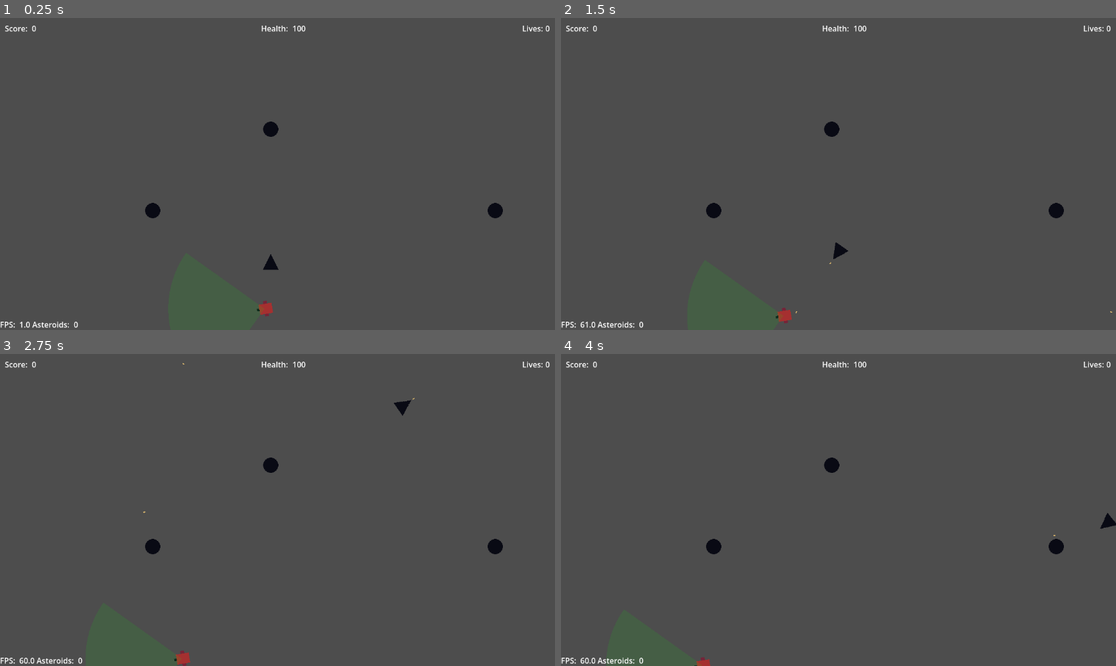
Above: before the commit, frames 1-4 (two rows, left to right).
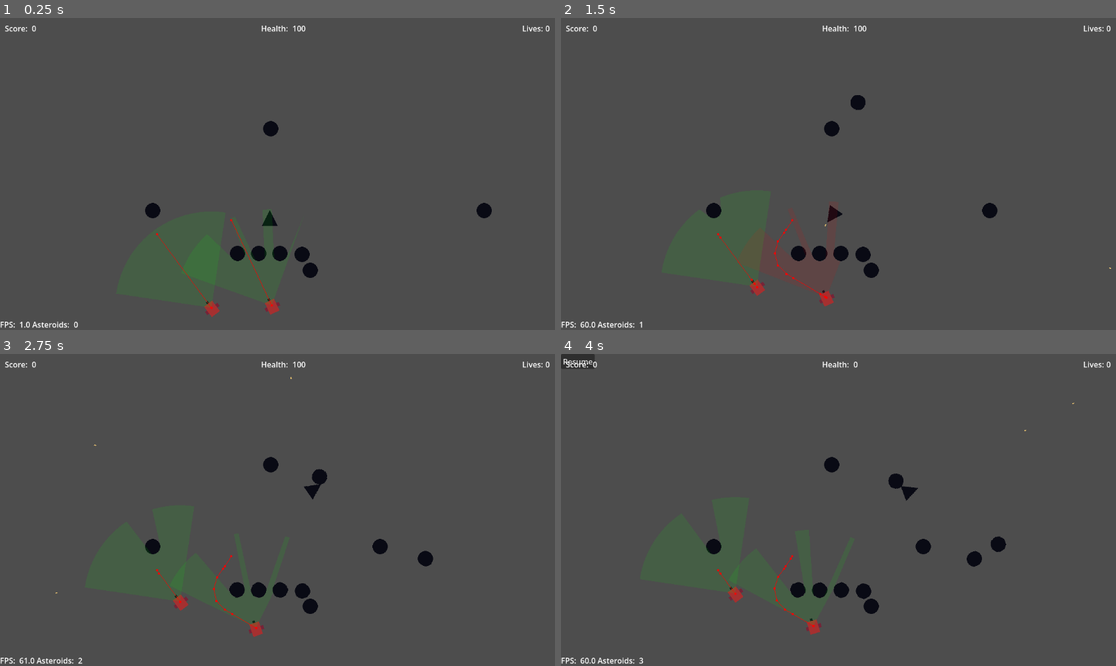
Above: after the commit, the same moments.

Repository: lynch16/Asteroids2D
Game: Godot game, scene res://main.tscn
Same seed, same stepped clock (60 frames per second), same inputs: the game is played once before the commit and once after it.
Inputs:
- Up to frame 1 (0.25 s): no input
- Up to frame 2 (1.5 s): hold D (yaw_right) 0.53-1.28 s; hold Space (fire_weapon) 0.53-1.28 s; hold S (brake) from 1.28 s (still down); tap Space (fire_weapon) at 1.35 s
- Up to frame 3 (2.75 s): release S (brake) at 2.03 s; hold D (yaw_right) from 2.03 s (still down); hold Space (fire_weapon) from 2.03 s (still down)
- Up to frame 4 (4 s): release D (yaw_right) at 2.78 s; release Space (fire_weapon) at 2.78 s; hold W (thrust) 2.78-3.53 s; tap Space (fire_weapon) at 2.85 s; hold A (yaw_left) from 3.53 s (still down); hold Space (fire_weapon) from 3.53 s (still down)

The runs differ from the first frame. In frame 1, 1.6% of the frame differs, in the area x 28-91%, y 32-96%; in frame 2, 1.3%; in frame 3, 1.6%; in frame 4, 1.9%, in the area x 0-100%, y 0-100%.

Commit message:
Get navigation and patrol/attack states minimally working

Diff:
--- a/Models/Asteroid/AsteroidManager.gd
+++ b/Models/Asteroid/AsteroidManager.gd
@@ -1,5 +1,4 @@
 extends Node
-
 # Responsible for spawning all Asteroids, including after collision when an asteroid "shatters"
 
 var asteroid_scenes: Array[PackedScene] = [
@@ -8,8 +7,11 @@
 	preload("uid://drhrxw7642nqd"), # Asteroid scene
 ];
 var child_angle_spread := PI/12;
+var asteroid_count := 0;
+var spawn_parent_node: Node;
 
-var asteroid_count := 0;
+func set_spawn_parent_node(node: Node) -> void:
+	spawn_parent_node = node;
 
 func spawn_asteroid(initial_aster: Asteroid = null) -> Asteroid:
 	var child_num: int = 0 if initial_aster == null else (initial_aster.child_number + 1);
@@ -25,5 +27,6 @@
 	return aster;
 
 func _add_asteroid(asteroid: Asteroid) -> void:
-	add_child(asteroid);
+	# Need to be added within the navigation region
+	spawn_parent_node.add_child(asteroid);
 	asteroid_count += 1;
--- a/Models/Asteroid/asteroid.gd
+++ b/Models/Asteroid/asteroid.gd
@@ -5,6 +5,7 @@
 @export var max_velocity := 400; # m/s
 
 @export var debug_collide := false;
+@export var debug_random_movement := false;
 
 var child_number := 0;
 var collision_damage := 50.0;
@@ -14,6 +15,7 @@
 @onready var invince_frames_dr: DamageResult = get_node("Damageable/InvincibleFramesDamageResult");
 @onready var shatter_dr: DamageResult = get_node("Damageable/AsteroidShatterDamageResult");
 @onready var collision: CollisionShape2D = get_node("AsteroidCollision");
+@onready var nav_obstacle: NavigationObstacle2D = get_node("NavigationObstacle2D");
 
 func _ready() -> void:
 	add_to_group("enemy");
@@ -25,11 +27,22 @@
 	damageable.on_destroy.connect(_destroy);
 	invince_frames_dr.init.connect(_disable_colliders);
 	invince_frames_dr.end.connect(_enable_colliders);
-
 	shatter_dr.end.connect(_on_max_shatter);
 
 	if (debug_collide):
-		linear_velocity = Vector2.LEFT * 100000
+		linear_velocity = Vector2.LEFT * 100;
+
+	if (debug_random_movement):
+		var direction := rotation;
+		direction += randf_range(0, PI/2);
+		rotation = direction + PI/2;
+
+		# Fly in the direction we're facing
+		var velocity := Vector2(
+			10.0,
+			0.0
+		);
+		linear_velocity =  velocity.rotated(rotation - PI/2);
 
 func _disable_colliders() -> void:
 	collision.disabled = true;
@@ -52,6 +65,7 @@
 	# TODO: Change sprites;
 	var collision_shape: CircleShape2D = collision.shape;
 	collision_shape.radius = collision_shape.radius * new_scale;
+	nav_obstacle.radius = nav_obstacle.radius * new_scale;
 
 	var sprite: AnimatedSprite2D = $Sprite2D;
 	sprite.scale = sprite.scale * new_scale;
--- a/Models/Asteroid/asteroid.tscn
+++ b/Models/Asteroid/asteroid.tscn
@@ -28,8 +28,7 @@
 "speed": 10.0
 }]
 
-[sub_resource type="CircleShape2D" id="CircleShape2D_0d2cp"]
-resource_local_to_scene = true
+[sub_resource type="CircleShape2D" id="CircleShape2D_aasjb"]
 radius = 16.0
 
 [sub_resource type="CircleShape2D" id="CircleShape2D_kufyc"]
@@ -70,8 +69,7 @@
 metadata/_aseprite_wizard_source_file_hash_ = "ee02a4283d4d8e34a621934af8b9932e"
 
 [node name="AsteroidCollision" type="CollisionShape2D" parent="." unique_id=2000207456]
-visible = false
-shape = SubResource("CircleShape2D_0d2cp")
+shape = SubResource("CircleShape2D_aasjb")
 
 [node name="GravityField" type="Area2D" parent="." unique_id=2107640775]
 script = ExtResource("3_0d2cp")
@@ -101,3 +99,7 @@
 script = ExtResource("7_57j71")
 damage_dealt = 50.0
 metadata/_custom_type_script = "uid://c4u0g4nfqocub"
+
+[node name="NavigationObstacle2D" type="NavigationObstacle2D" parent="." unique_id=1627727781]
+radius = 16.0
+affect_navigation_mesh = true
--- a/Models/Enemy/AI/attack_state.gd
+++ b/Models/Enemy/AI/attack_state.gd
@@ -33,11 +33,7 @@
 
 	# Move towards target
 	if (last_known_position):
-		stateful_entity.look_at(last_known_position);
-		stateful_entity.rotation += PI/2;
-		stateful_entity.position = stateful_entity.position.move_toward(last_known_position, stateful_entity.max_velocity * delta);
-
-	stateful_entity.move_and_slide();
+		(stateful_entity as Enemy).set_movement_target(last_known_position);
 
 	# See if there is anything between enemy and player
 	# If not, fire
--- a/Models/Enemy/AI/patrol_state.gd
+++ b/Models/Enemy/AI/patrol_state.gd
@@ -1,38 +1,34 @@
 class_name PatrolState
 extends FSMState
 
-
+@export var vision_area: VisionArea;
 @onready var stateful_entity: CharacterEntity = (get_parent() as StateMachine).stateful_entity;
 
-# Transitions: if enemy seen
-# TODO: Patrols should move around the screen, not just fly in one direction
+var next_position: Vector2;
+
+func _ready() -> void:
+	# Call deferred to make sure nav agent is setup when connecting
+	call_deferred("_wire_next_path_on_finished");
 
 func on_enter(prior_state: FSMState) -> void:
 	var last_known_position: Variant = null;
 	if prior_state != null:
 		last_known_position = prior_state.get("last_known_position");
 		if (last_known_position is Vector2):
-			var pos_vector: Vector2 = last_known_position;
-			stateful_entity.look_at(pos_vector);
-			stateful_entity.rotation += PI/2;
+			next_position = last_known_position;
 
-	if last_known_position == null:
-		# Start perpendicular then randomize the direction
-		var direction := stateful_entity.rotation;
-		direction += randf_range(0, PI);
-		stateful_entity.rotation = direction + PI/2;
+	if (next_position == Vector2.ZERO):
+		get_random_next_position();
 
-	# Fly in the direction we're facing
-	var velocity := Vector2(
-		randf_range(stateful_entity.min_velocity, stateful_entity.max_velocity),
-		0.0
-	);
-	stateful_entity.velocity =  velocity.rotated(stateful_entity.rotation - PI/2);
-	pass;
+func _wire_next_path_on_finished() -> void:
+	(stateful_entity as Enemy).nav_agent.navigation_finished.connect(get_random_next_position);
+
+func get_random_next_position() -> void:
+	# TODO: Should also rotate randomly within field of view
+	var position_in_distance := vision_area.get_random_global_point_at_edge_of_vision();
+	if position_in_distance:
+		next_position = position_in_distance;
 
 func on_update(_delta: float) -> void:
-	# Look for enemy within cone of vision
-	stateful_entity.move_and_slide();
-
-#func on_exit() -> void:
-	#pass;
+	if (next_position != Vector2.ZERO):
+		(stateful_entity as Enemy).set_movement_target(next_position);
--- a/Models/Enemy/enemy.gd
+++ b/Models/Enemy/enemy.gd
@@ -1,7 +1,35 @@
 class_name Enemy
 extends CharacterEntity
 
-# Individual Enemy
+@onready var nav_agent: NavigationAgent2D = get_node("NavigationAgent2D");
 
+var movement_speed: float;
+
+func _ready() -> void:
+	movement_speed = randf_range(min_speed, max_speed);
+	nav_agent.velocity_computed.connect(_on_velocity_computed)
+
+func set_movement_target(movement_target: Vector2) -> void:
+	look_at(movement_target);
+	rotation += PI/2;
+	nav_agent.target_position = movement_target;
+
+func _physics_process(_delta: float) -> void:
+	# Do not query when the map has never synchronized and is empty.
+	if NavigationServer2D.map_get_iteration_id(nav_agent.get_navigation_map()) == 0:
+		return
+	if nav_agent.is_navigation_finished():
+		return
+
+	var next_path_position: Vector2 = nav_agent.get_next_path_position()
+	var new_velocity: Vector2 = global_position.direction_to(next_path_position) * movement_speed;
+	if nav_agent.avoidance_enabled:
+		nav_agent.set_velocity(new_velocity)
+	else:
+		_on_velocity_computed(new_velocity)
+
+func _on_velocity_computed(safe_velocity: Vector2) -> void:
+	velocity = safe_velocity
+	move_and_slide();
 
 # Enemy Groups
--- a/Models/Enemy/enemy.tscn
+++ b/Models/Enemy/enemy.tscn
@@ -65,8 +65,9 @@
 stateful_entity = NodePath("..")
 metadata/_custom_type_script = "uid://t8xohr0ab8mn"
 
-[node name="PatrolState" type="Node" parent="StateMachine" unique_id=1664098020]
+[node name="PatrolState" type="Node" parent="StateMachine" unique_id=1664098020 node_paths=PackedStringArray("vision_area")]
 script = ExtResource("3_ebih1")
+vision_area = NodePath("../../VisionArea")
 metadata/_custom_type_script = "uid://c81h2p2qstl63"
 
 [node name="PatrolAttackTransition" type="Node" parent="StateMachine/PatrolState" unique_id=1642474606 node_paths=PackedStringArray("vision_area", "_next_state")]
@@ -87,7 +88,12 @@
 metadata/_custom_type_script = "uid://bkros6v8divjk"
 
 [node name="VisionArea" parent="." unique_id=1974026706 instance=ExtResource("5_mb64x")]
-target_acquisition_interval = 0.5
 
 [node name="BoundaryManager" parent="." unique_id=790313864 node_paths=PackedStringArray("node") instance=ExtResource("8_q6pfn")]
 node = NodePath("..")
+
+[node name="NavigationAgent2D" type="NavigationAgent2D" parent="." unique_id=569220736]
+path_max_distance = 400.0
+avoidance_enabled = true
+radius = 32.0
+debug_enabled = true
--- a/Models/Enemy/vision.gd
+++ b/Models/Enemy/vision.gd
@@ -95,6 +95,13 @@
 
 	draw_polygon(cone_points_arc, [cone_color])
 
+func get_random_global_point_at_edge_of_vision(cone_points: int = 32) -> Vector2:
+	var near_angle := _normalize_rotation(rotation) + field_of_view;
+	var cone_point := randi() % cone_points;
+	var angle := -near_angle + (2 * field_of_view * cone_point / cone_points);
+	var point := _calc_max_view_point_from_angle(angle);
+	return to_global(point);
+
 func _are_target_lists_equal(targets1: Array[Node2D], targets2: Array[Node2D]) -> bool:
 	if targets1.size() != targets2.size():
 		return false;
--- a/Models/Enemy/vision.tscn
+++ b/Models/Enemy/vision.tscn
@@ -7,7 +7,6 @@
 [node name="VisionArea" type="Area2D" unique_id=1974026706]
 script = ExtResource("1_ixr12")
 detection_group_name = "player"
-target_acquisition_interval = null
 
 [node name="CollisionShape2D" type="CollisionShape2D" parent="." unique_id=766347636]
 shape = SubResource("CircleShape2D_tsauc")
--- a/Models/Entities/Damage/apply_damage_result.gd
+++ b/Models/Entities/Damage/apply_damage_result.gd
@@ -7,9 +7,6 @@
 	pass;
 
 func on_damage(dmg: float, _curr_health: float, _damager_node: Node) -> bool:
-
-	print("on_damage ", dmg, " ", _curr_health);
-
 	var maybe_damageable := get_parent();
 	if (maybe_damageable is Damageable):
 		var damageable: Damageable = maybe_damageable;
--- a/Models/Entities/character_entity.gd
+++ b/Models/Entities/character_entity.gd
@@ -1,9 +1,53 @@
 class_name CharacterEntity
 extends CharacterBody2D
 
-@export var min_velocity := 10:
+@export var min_speed := 10:
 	set(val):
-		min_velocity = max(0, min(val, max_velocity if max_velocity != null else INF)) # Ensures min doesn't exceed max
-@export var max_velocity := 100:
+		# TODO: https://github.com/godotengine/godot/pull/115649
+		min_speed = max(0, min(val, max_speed if max_speed != null else Vector2i.MAX.x)) # Ensures min doesn't exceed max
+@export var max_speed := 100:
 	set(val):
-		max_velocity = max(min_velocity if min_velocity != null else 0, val) # Ensures max doesn't go below min
+		max_speed = max(min_speed if min_speed != null else 0, val) # Ensures max doesn't go below min
+@export var thrust := 200;
+@export var rotation_speed := 5;
+
+var ship_direction: float;
+var acceleration := Vector2();
+var target_velocity: Vector2;
+var target_rotation: float;
+
+func _ready() -> void:
+	velocity = Vector2.UP;
+	ship_direction = velocity.angle();
+	target_velocity = velocity;
+	target_rotation = rotation;
+
+func _physics_process(delta: float) -> void:
+	var tmp_vel := velocity + (acceleration * delta);
+	velocity = tmp_vel.min(Vector2(max_speed, max_speed));
+	rotation = _convert_direction_to_rotation(ship_direction);
+
+	move_and_slide();
+	#ship_direction = _convert_rotation_to_direction(rotation);
+
+func _convert_direction_to_rotation(direction: float) -> float:
+	return direction + PI/2;
+
+func _convert_rotation_to_direction(_rotation: float) -> float:
+	return _rotation - PI/2;
+
+func _move_forward() -> void:
+	# Apply acceleration to max speed in direction facing
+	acceleration = Vector2(thrust, 0).rotated(ship_direction);
+
+func _brake() -> void:
+	# Apply acceleration to max speed in reverse direction facing
+	acceleration = Vector2(-thrust, 0).rotated(ship_direction);
+
+# Rotate direction of travel to the left
+func _yaw_left(delta: float) -> void:
+	ship_direction -= rotation_speed * delta;
+
+# Rotate direction of travel to the right
+func _yaw_right(delta: float) -> void:
+	ship_direction += rotation_speed * delta;
--- a/Models/Player/player.gd
+++ b/Models/Player/player.gd
@@ -1,13 +1,8 @@
 class_name Player
 extends CharacterEntity
 
-@export var thrust := 1000;
 @export var mass := 2;
-@export var rotation_speed := 5;
-@export var max_speed := 400; # m/s
 
-var ship_direction: float = Vector2.UP.angle();
-var acceleration := Vector2();
 var bulletScn := preload("res://Models/Player/bullet.tscn");
 
 @onready var bullet_spawn_loc: Node2D = get_node("BulletSpawnLocation");
@@ -16,8 +11,7 @@
 @onready var apply_damage_dr: ApplyDamageResult = get_node("Damageable/ApplyDamageResult");
 
 func _ready() -> void:
-	velocity = Vector2.UP;
-	ship_direction = velocity.angle();
+	super();
 	bullet_timer.timeout.connect(_spawn_bullet)
 	# Register broadcast handler and emit initial health state
 	apply_damage_dr.damage_applied.connect(_handle_player_damage);
@@ -41,19 +35,15 @@
 	if (Input.is_action_pressed("brake")):
 		_brake();
 
-	rotation = _convert_direction_to_rotation(ship_direction);
+	super(delta);
 
-	var tmp_vel := velocity + (acceleration * delta);
-	if (tmp_vel.length() <= max_speed):
-		velocity = tmp_vel;
-
-	move_and_slide();
 	_handle_body_collisions();
 
 	if (Input.is_action_pressed("fire_weapon")):
 		_fire_weapon();
 
 # MUST be called after move_and_slide to register collisions
+# TODO: Need god mode to disable asteroid collisions
 func _handle_body_collisions() -> void:
 	for i in get_slide_collision_count():
 		var collision := get_slide_collision(i);
@@ -64,22 +54,6 @@
 
 func _handle_player_damage(_dmg: float, _new_health: float) -> void:
 	SignalBus._on_player_health_updated(int(damageable.curr_health));
-
-func _move_forward() -> void:
-	# Apply acceleration to max speed in direction facing
-	acceleration = Vector2(thrust, 0).rotated(ship_direction);
-
-func _brake() -> void:
-	# Apply acceleration to max speed in reverse direction facing
-	acceleration = Vector2(-thrust, 0).rotated(ship_direction);
-
-# Rotate direction of travel to the left
-func _yaw_left(delta: float) -> void:
-	ship_direction -= rotation_speed * delta;
-
-# Rotate direction of travel to the right
-func _yaw_right(delta: float) -> void:
-	ship_direction += rotation_speed * delta;
 
 func _fire_weapon() -> void:
 	if (bullet_timer.is_stopped()):
@@ -94,8 +68,5 @@
 		velocity
 	);
 
-func _convert_direction_to_rotation(direction: float) -> float:
-	return direction + PI/2;
-
 func _die() -> void:
 	GameManager.trigger_game_over();
--- a/Models/Player/player.tscn
+++ b/Models/Player/player.tscn
@@ -31,7 +31,6 @@
 [node name="Player" type="CharacterBody2D" unique_id=818107462 groups=["player"]]
 motion_mode = 1
 script = ExtResource("1_4flbx")
-mass = 20000
 
 [node name="AnimatedSprite2D" type="AnimatedSprite2D" parent="." unique_id=1526374553]
 texture_filter = 1
--- a/Models/utilities/SignalBus.gd
+++ b/Models/utilities/SignalBus.gd
@@ -3,5 +3,4 @@
 signal player_health_updated(new_health: int);
 
 func _on_player_health_updated(new_health: int) -> void:
-	print("EMIT: ", new_health);
 	emit_signal("player_health_updated", new_health);
--- a/main.tscn
+++ b/main.tscn
@@ -1,5 +1,6 @@
 [gd_scene format=3 uid="uid://b8soshry3wmi7"]
 
+[ext_resource type="Script" uid="uid://ce43prxb75d4c" path="res://navigable_area.gd" id="1_272bh"]
 [ext_resource type="PackedScene" uid="uid://moxkwo3nfsf4" path="res://Models/Player/player.tscn" id="1_ig7tw"]
 [ext_resource type="PackedScene" uid="uid://drhrxw7642nqd" path="res://Models/Asteroid/asteroid.tscn" id="2_0xm2m"]
 [ext_resource type="PackedScene" uid="uid://cwbbylt5vni3j" path="res://Models/RockThrower/rock_thrower.tscn" id="3_h2yge"]
@@ -7,36 +8,58 @@
 [ext_resource type="PackedScene" uid="uid://ygio5vatco1t" path="res://UI/HUD/hud.tscn" id="5_lquwl"]
 [ext_resource type="PackedScene" uid="uid://bhivcoamxxg4n" path="res://Models/Enemy/enemy.tscn" id="6_7mycd"]
 
-[node name="Main" type="Node2D" unique_id=1095716515]
+[sub_resource type="NavigationPolygon" id="NavigationPolygon_7mycd"]
+vertices = PackedVector2Array(1110.9375, 74.02344, 1110.0469, 612.90625, 611.1328, 230, 604.5625, 205.4375, 604.5625, 254.5625, 29.210938, 610.0781, 32.78125, 74.96875, 537.4375, 272.5625, 586.5625, 272.5625, 586.5625, 187.4375, 562, 279.1328, 562, 180.86719, 537.4375, 187.4375, 519.4375, 205.4375, 512.8672, 230, 519.4375, 254.5625)
+polygons = Array[PackedInt32Array]([PackedInt32Array(0, 1, 2, 3), PackedInt32Array(4, 2, 1), PackedInt32Array(1, 5, 6, 7), PackedInt32Array(8, 4, 1), PackedInt32Array(0, 3, 9), PackedInt32Array(10, 8, 1), PackedInt32Array(0, 9, 11), PackedInt32Array(6, 0, 11), PackedInt32Array(6, 11, 12), PackedInt32Array(6, 12, 13), PackedInt32Array(6, 13, 14), PackedInt32Array(6, 14, 15), PackedInt32Array(6, 15, 7), PackedInt32Array(10, 1, 7)])
+outlines = Array[PackedVector2Array]([PackedVector2Array(1, 43, 1143, 42, 1142, 645, -3, 642)])
+agent_radius = 32.0
 
-[node name="Polygon2D" type="Polygon2D" parent="." unique_id=1674633673]
-visible = false
-position = Vector2(399, 135)
-polygon = PackedVector2Array(104, 19, -13, -1, -44, 75, 5, 78, 11, 52, 39, 55, 29, 84, 66, 88, 154, 146, 202, 98, 190, -23)
-uv = PackedVector2Array(104, 19, -13, -1, -44, 75, 5, 78, 11, 52, 39, 55, 29, 84, 66, 88, 154, 146, 202, 98, 190, -23)
+[node name="Main" type="Node" unique_id=944017969]
 
-[node name="Player" parent="." unique_id=818107462 instance=ExtResource("1_ig7tw")]
-position = Vector2(562, 507)
+[node name="NavigableArea" type="NavigationRegion2D" parent="." unique_id=1297242672]
+navigation_polygon = SubResource("NavigationPolygon_7mycd")
+script = ExtResource("1_272bh")
 
-[node name="RockThrower" parent="." unique_id=1513123556 instance=ExtResource("3_h2yge")]
-process_mode = 4
+[node name="Player" parent="NavigableArea" unique_id=818107462 instance=ExtResource("1_ig7tw")]
+position = Vector2(560, 416)
+
+[node name="RockThrower" parent="NavigableArea" unique_id=1513123556 instance=ExtResource("3_h2yge")]
+
+[node name="DebugAsteroids" type="Node2D" parent="NavigableArea" unique_id=388349782]
+
+[node name="Asteroid" parent="NavigableArea/DebugAsteroids" unique_id=1301110429 instance=ExtResource("2_0xm2m")]
+position = Vector2(562, 230)
+
+[node name="Asteroid2" parent="NavigableArea/DebugAsteroids" unique_id=1838451310 instance=ExtResource("2_0xm2m")]
+position = Vector2(1028, 400)
+debug_collide = true
+
+[node name="Asteroid3" parent="NavigableArea/DebugAsteroids" unique_id=560364578 instance=ExtResource("2_0xm2m")]
+position = Vector2(317, 400)
+
+[node name="Asteroid4" parent="NavigableArea/DebugAsteroids" unique_id=2076853331 instance=ExtResource("2_0xm2m")]
+position = Vector2(493, 489)
+
+[node name="Asteroid5" parent="NavigableArea/DebugAsteroids" unique_id=1231157876 instance=ExtResource("2_0xm2m")]
+position = Vector2(537, 489)
+
+[node name="Asteroid6" parent="NavigableArea/DebugAsteroids" unique_id=497119305 instance=ExtResource("2_0xm2m")]
+position = Vector2(581, 489)
+
+[node name="Asteroid7" parent="NavigableArea/DebugAsteroids" unique_id=308738619 instance=ExtResource("2_0xm2m")]
+position = Vector2(627, 491)
+
+[node name="Asteroid8" parent="NavigableArea/DebugAsteroids" unique_id=1668047363 instance=ExtResource("2_0xm2m")]
+position = Vector2(644, 524)
+
+[node name="Enemy" parent="NavigableArea" unique_id=1345935966 instance=ExtResource("6_7mycd")]
+position = Vector2(566, 601)
+
+[node name="Enemy2" parent="NavigableArea" unique_id=1983692498 instance=ExtResource("6_7mycd")]
+position = Vector2(445, 610)
 
 [node name="PauseMenu" parent="." unique_id=1804450957 instance=ExtResource("4_1bvp3")]
 process_mode = 3
 visible = false
 
-[node name="DebugAsteroids" type="Node2D" parent="." unique_id=388349782]
-
-[node name="Asteroid" parent="DebugAsteroids" unique_id=1301110429 instance=ExtResource("2_0xm2m")]
-position = Vector2(562, 231)
-
-[node name="Asteroid2" parent="DebugAsteroids" unique_id=1838451310 instance=ExtResource("2_0xm2m")]
-position = Vector2(1028, 400)
-
-[node name="Asteroid3" parent="DebugAsteroids" unique_id=560364578 instance=ExtResource("2_0xm2m")]
-position = Vector2(317, 400)
-
 [node name="HUD" parent="." unique_id=663700924 instance=ExtResource("5_lquwl")]
-
-[node name="Enemy" parent="." unique_id=1345935966 instance=ExtResource("6_7mycd")]
-position = Vector2(566, 601)
--- /dev/null
+++ b/navigable_area.gd
@@ -0,0 +1,13 @@
+extends NavigationRegion2D
+
+var timer := 0.0;
+var bake_timeout := 1.0;
+
+func _ready() -> void:
+	AsteroidManager.set_spawn_parent_node(self);
+
+func _physics_process(delta: float) -> void:
+	timer += delta;
+	if (timer >= bake_timeout && !is_baking()):
+		timer = 0.0;
+		bake_navigation_polygon(true);
Not shown, added: navigable_area.gd.uid
